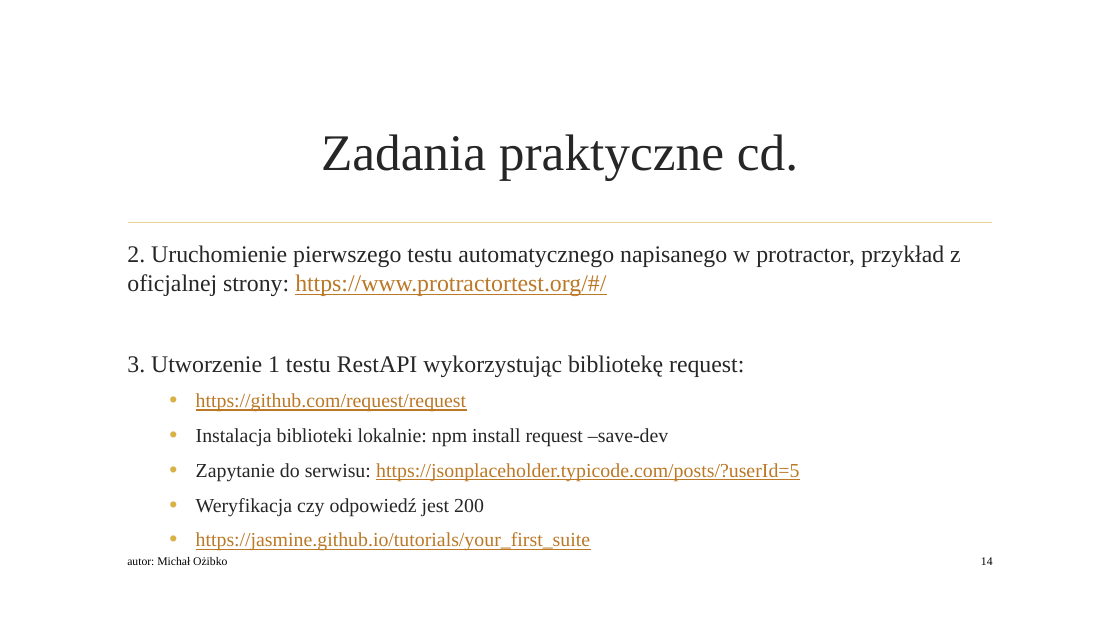
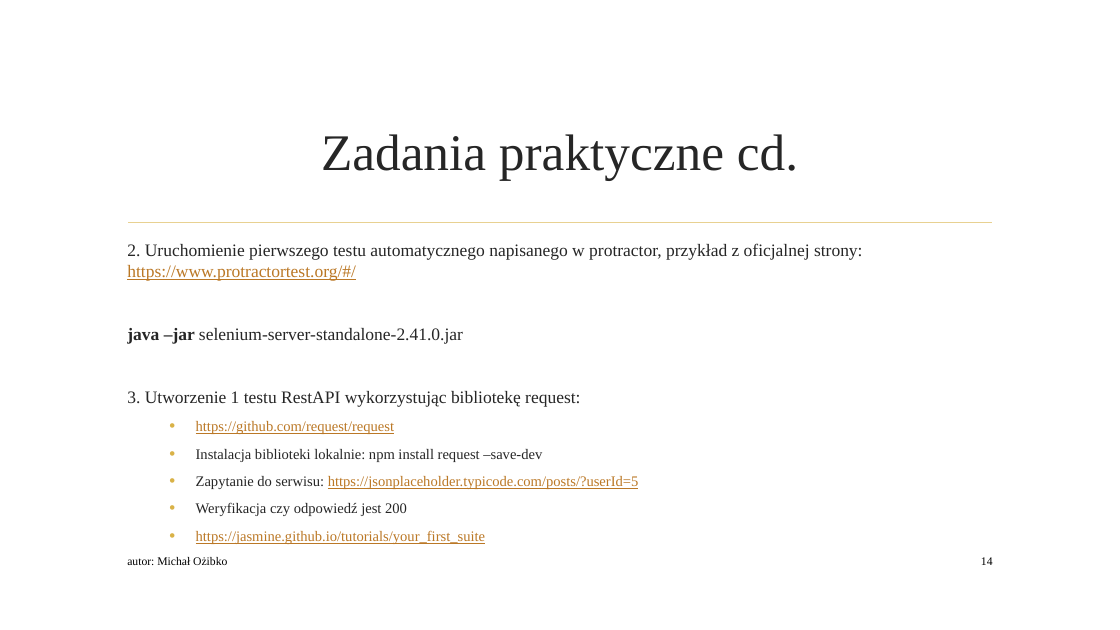
Before and after one commit to qadevpl/repo, a slide deck: slide 14 of WarsztatQA/WarsztatQA.pptx. Drawn at 1120x630 pixels with LibreOffice and Linux fonts; fonts in the diff are those of the drawing; background and template pictures are left out. Boxes give left, top, right and bottom in pixels: in the first picture for what was removed or moved away, otherwise in the second. Text is boxed around its words. In the diff, an @@ line names an element or a change of style, - is before the commit and + after.

```diff
--- a/WarsztatQA/WarsztatQA.pptx
+++ b/WarsztatQA/WarsztatQA.pptx
@@ text at (127,243,863,544): size 20.4 to 15 pt in "2. Uruchomienie pierwszego testu automatycznego napisanego w ...", "3. Utworzenie 1 testu RestAPI wykorzystując bibliotekę ..."; size 17 to 12.5 pt in "https://github.com/request/request", "Instalacja biblioteki lokalnie: npm install request –save-de ...", "Zapytanie do serwisu: https://jsonplaceholder.typicode.com/p ...", "Weryfikacja czy odpowiedź jest 200" and 1 more places; less space between paragraphs @@
@@ text at (127,328,463,344): paragraph added @@
+java –jar selenium-server-standalone-2.41.0.jar
```
Also in this commit, not shown: 11 other files.
